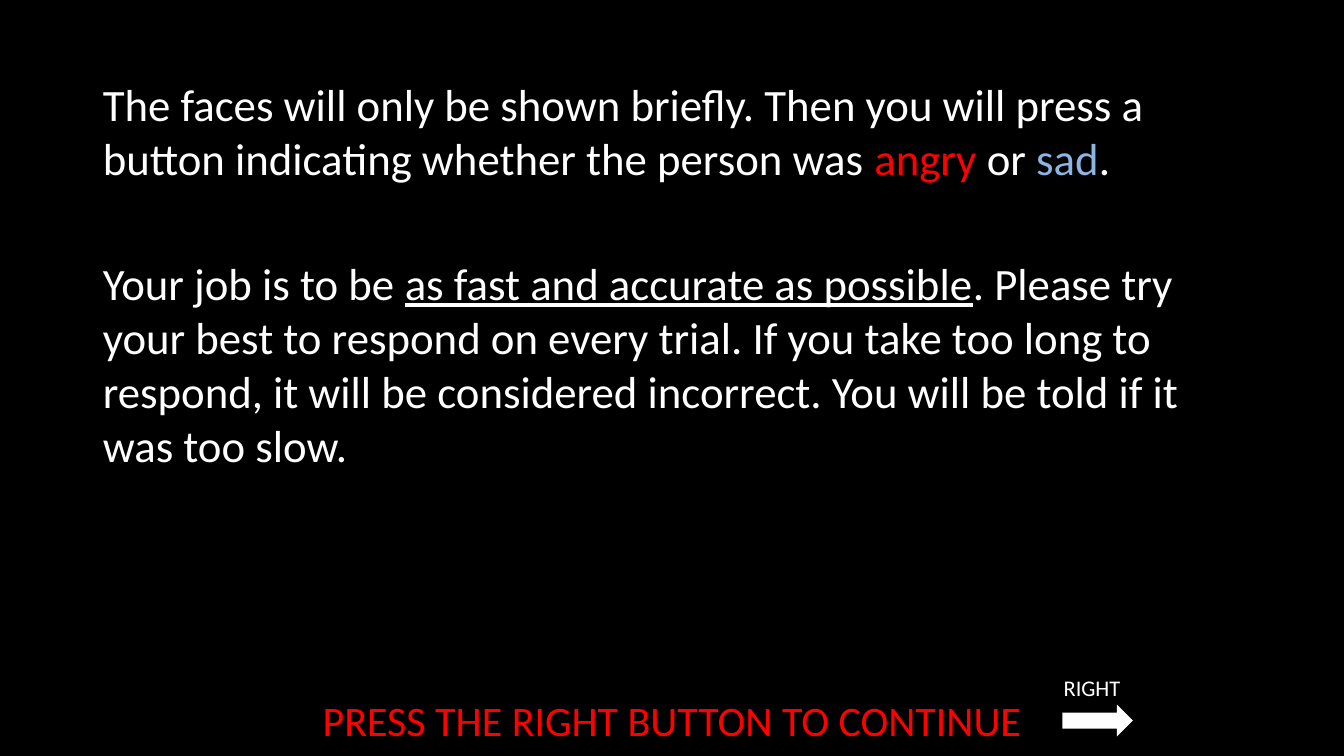
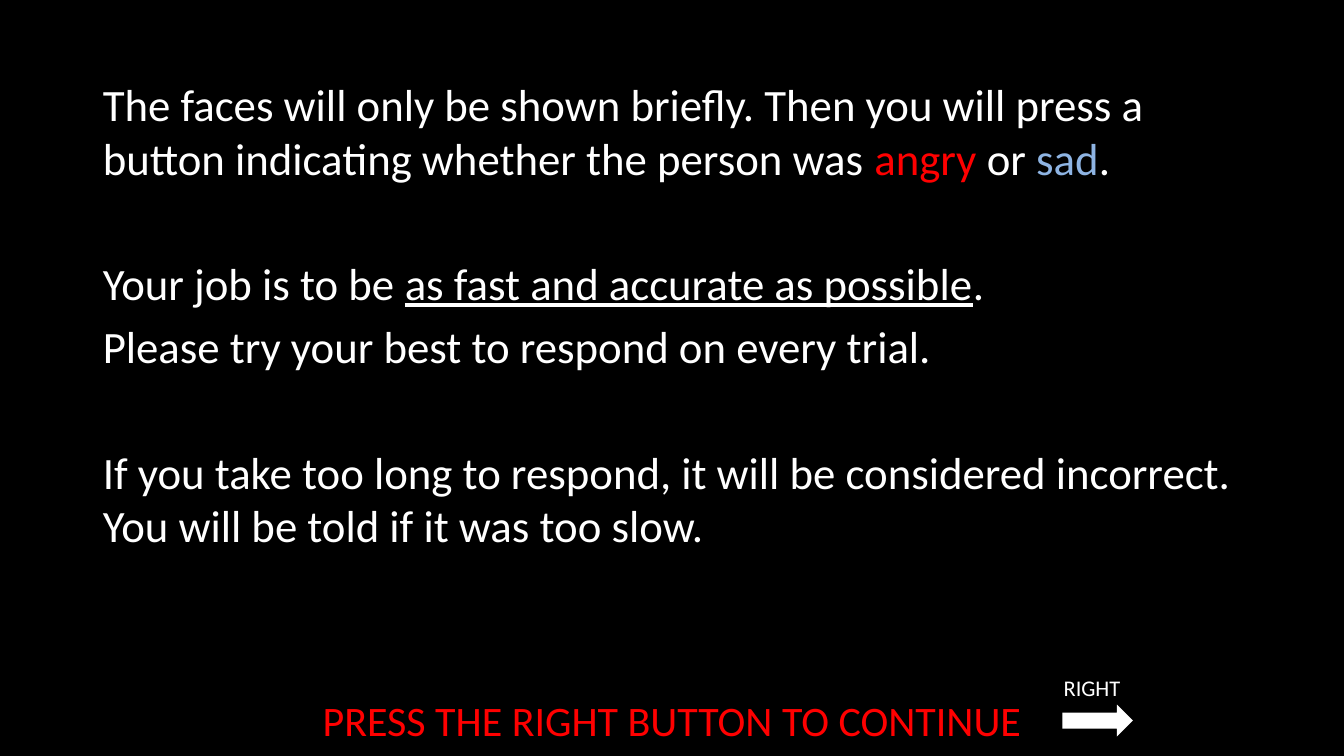
Before and after one commit to laureate-institute-for-brain-research/StimToolOnline, a slide deck: slide 4 of public/js/tasks/emotional_faces/media/Emotional_Faces_Instructions.pptx (slide 3 before the commit). Drawn at 1344x756 pixels with LibreOffice and Linux fonts; fonts in the diff are those of the drawing. Boxes give left, top, right and bottom in pixels: in the first picture for what was removed or moved away, otherwise in the second. Text is boxed around its words. In the diff, an @@ line names an element or a change of style, - is before the commit and + after.

```diff
--- a/public/js/tasks/emotional_faces/media/Emotional_Faces_Instructions.pptx
+++ b/public/js/tasks/emotional_faces/media/Emotional_Faces_Instructions.pptx
@@ text at [103, 269, 1230, 543]: text changed @@
-Your job is to be as fast and accurate as possible. Please try your best to respond on every trial. If you take too long to respond, it will be considered incorrect. You will be told if it was too slow.
+Your job is to be as fast and accurate as possible.
+Please try your best to respond on every trial.
+If you take too long to respond, it will be considered incorrect. You will be told if it was too slow.
```
Also in this commit, not shown: 3 other slides changed, 1 slide added, 13 other files.
